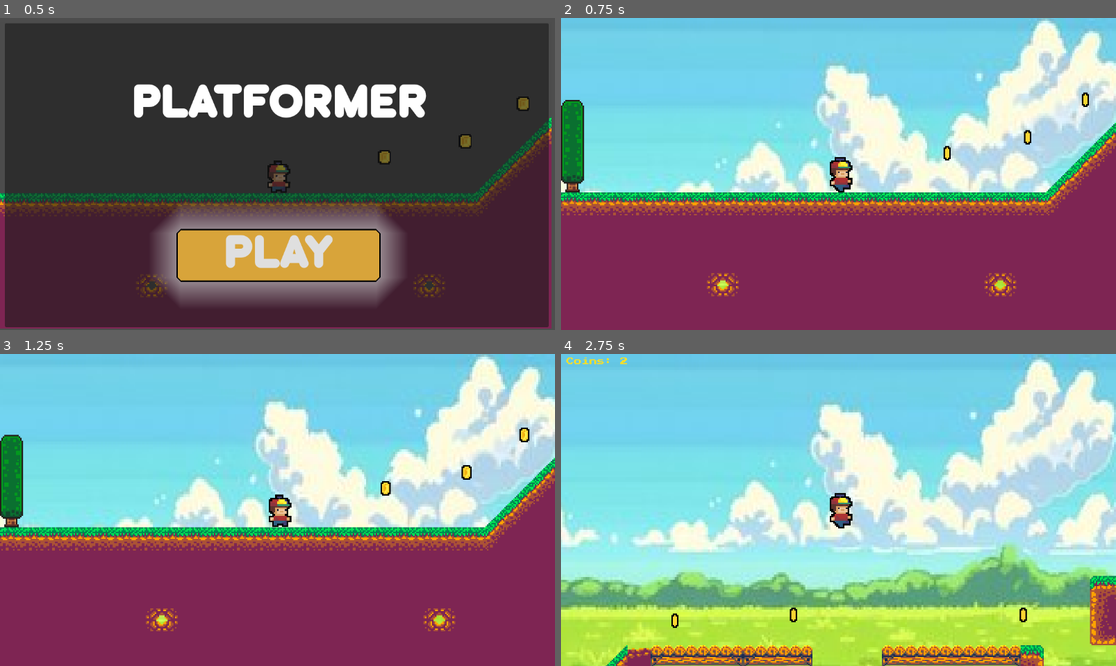
Above: before the commit, frames 1-4 (two rows, left to right).
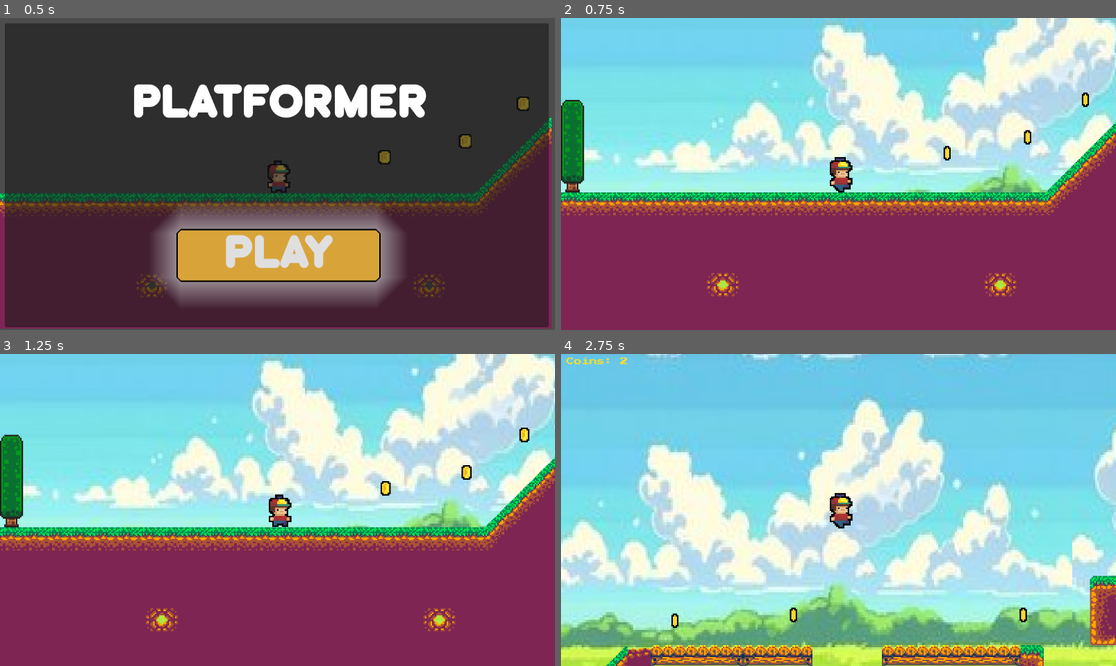
Above: after the commit, the same moments.

Repository: Abd196-bit/plat1
Game: Godot game, scene res://scenes/startup_menu.tscn
Same seed, same stepped clock (60 frames per second), same inputs: the game is played once before the commit and once after it. Sound files missing from this copy of the repository are replaced by a short silence.
Inputs:
- Up to frame 1 (0.5 s): no input
- Up to frame 2 (0.75 s): click "PLAY" at 0.5 s
- Up to frame 3 (1.25 s): no input
- Up to frame 4 (2.75 s): hold W (up) from 1.28 s (still down); tap Space (jump) at 1.52, 2.27 s

Frame 1 is identical in both runs. In frame 2, 25% of the frame differs, in the area x 0-100%, y 0-86%; in frame 3, 25%; in frame 4, 58%, in the area x 0-100%, y 0-100%.

Commit message:
update on BG

Diff:
--- a/scenes/game.tscn
+++ b/scenes/game.tscn
@@ -353,7 +353,7 @@
 position = Vector2(0, 1)
 
 [node name="Parallax2D" type="Parallax2D" parent="." unique_id=2004874105]
-scroll_scale = Vector2(0.01, 0.01)
+scroll_scale = Vector2(0.3, 0.3)
 repeat_size = Vector2(922, 601)
 repeat_times = 2
 
